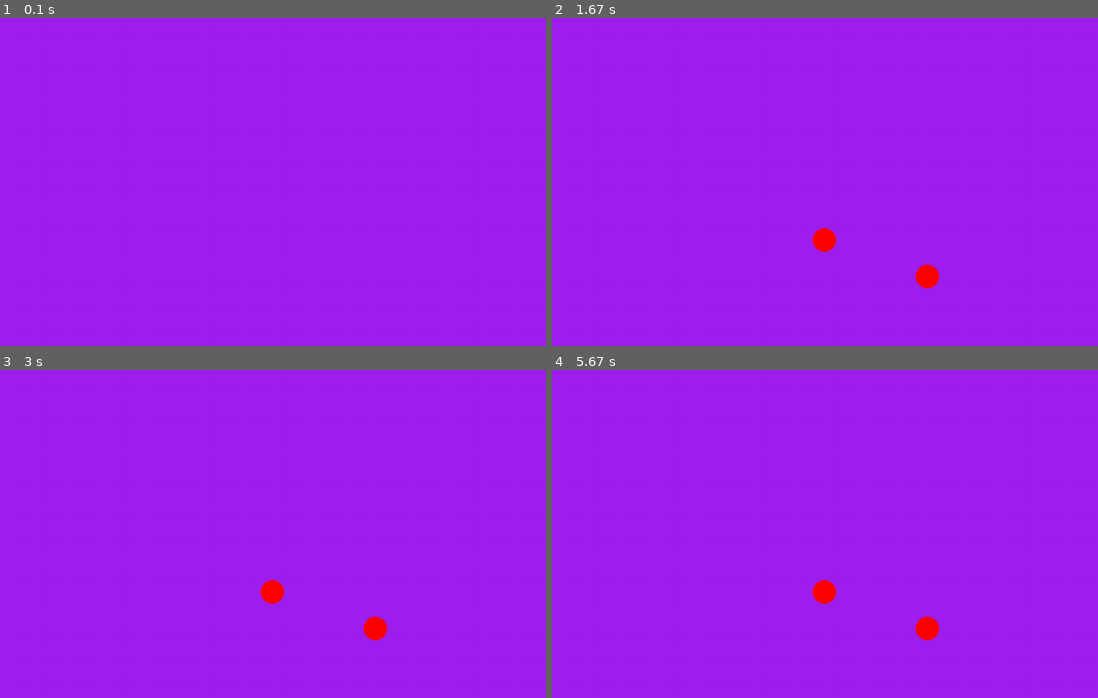
Above: before the commit, frames 1-4 (two rows, left to right).
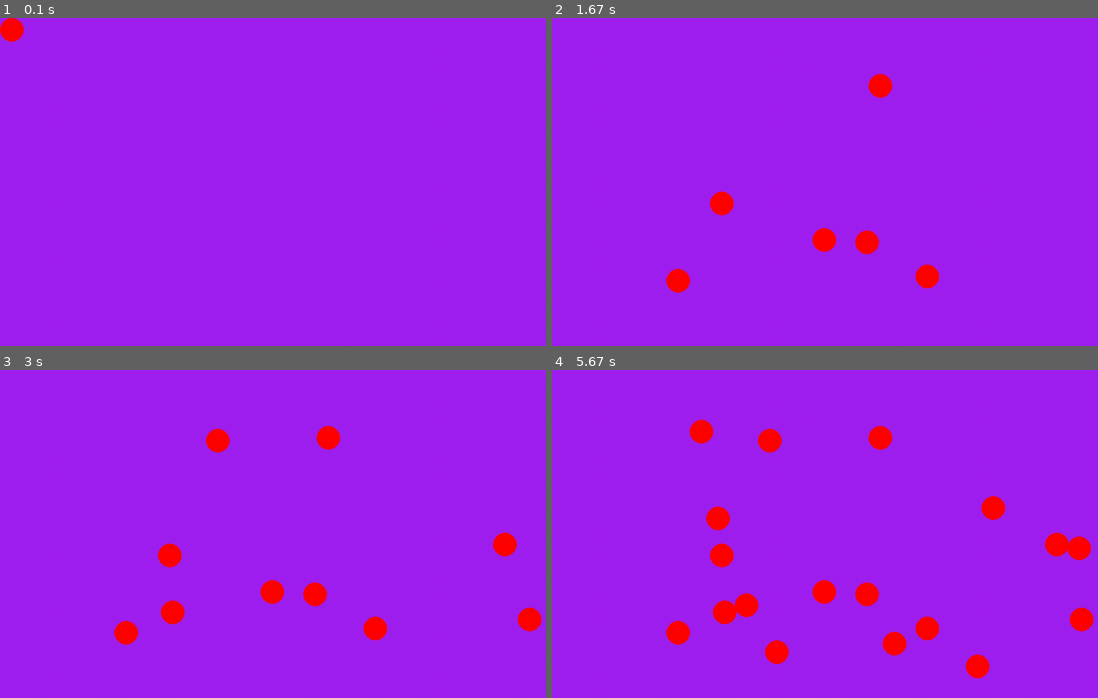
Above: after the commit, the same moments.

Repository: RadoTheProgrammer/drawing
Game: pygame game, started from main.py
Two runs of this game, one before a commit and one after it. Both use one fixed random seed, a clock stepped at 60 frames per second and the inputs below.
Inputs (mouse positions are in pixels of both pictures, inside the frame that each line leads up to):
- Up to frame 1 (0.1 s): no input
- Up to frame 2 (1.67 s): press the mouse at (710, 191) at 0.37 s; move the mouse to (814, 227) at 0.47 s; release the mouse at (917, 264) at 0.6 s; click (666, 267) at 0.72 s; click (868, 73) at 1.05 s; click (857, 231) at 1.38 s
- Up to frame 3 (3 s): click (207, 429) at 1.72 s; click (491, 534) at 2.05 s; click (518, 606) at 2.38 s; click (158, 599) at 2.72 s
- Up to frame 4 (5.67 s): click (764, 638) at 3.05 s; click (983, 494) at 3.38 s; click (1065, 537) at 3.72 s; click (966, 655) at 4.05 s; click (732, 593) at 4.38 s; click (885, 632) at 4.72 s; click (704, 507) at 5.05 s; click (688, 419) at 5.38 s

The runs differ from the first frame. In frame 1, 0.3% of the frame differs, in the area x 0-5%, y 0-8%; in frame 2, 1.0%; in frame 3, 2.0%; in frame 4, 4.1%, in the area x 20-100%, y 15-95%.

Commit message:
removed chess cuz it's broken, added new project drawing

Diff:
--- a/main.py
+++ b/main.py
@@ -7,8 +7,14 @@
 clock = pygame.time.Clock()
 running = True
 # fill the screen with a color to wipe away anything from last frame
-screen.fill("purple")
+# create a surface with the same size as the screen
+drawing = pygame.Surface(screen.get_size())
+# fill the surface with purple color
+drawing.fill("purple")
+# blit the drawing surface onto the screen
+
 mousedown=False
+mousepos=(0,0)
 while running:
 
 
@@ -20,6 +26,7 @@
     # pygame.QUIT event means the user clicked X to close your window
     #mouse_pos = pygame.mouse.get_pos()
     #print(mouse_pos)
+    screen.blit(drawing, (0, 0))
     for event in pygame.event.get():
         print(event)
         if event.type == pygame.QUIT:
@@ -29,12 +36,16 @@
         elif event.type == pygame.MOUSEBUTTONUP:
             mousedown=False
         elif event.type == pygame.MOUSEMOTION:
-            if mousedown:
-                pygame.draw.ellipse(screen, "red", (*event.pos, 50, 50))
+            mousepos=event.pos
+    if mousedown:
+        pygame.draw.ellipse(drawing, "red", (*mousepos, 50, 50))
+    else:
+        pygame.draw.ellipse(screen, "red", (*mousepos, 50, 50))
             #mouse_pos = pygame.mouse.get_pos()
             #pygame.draw.ellipse(screen, "red", (*mouse_pos, 50, 50))
             #pygame.draw.ellipse(screen, "red", (*event.pos,50, 50))
     # flip() the display to put your work on screen
+
     pygame.display.flip()
 
     clock.tick(60)  # limits FPS to 60
